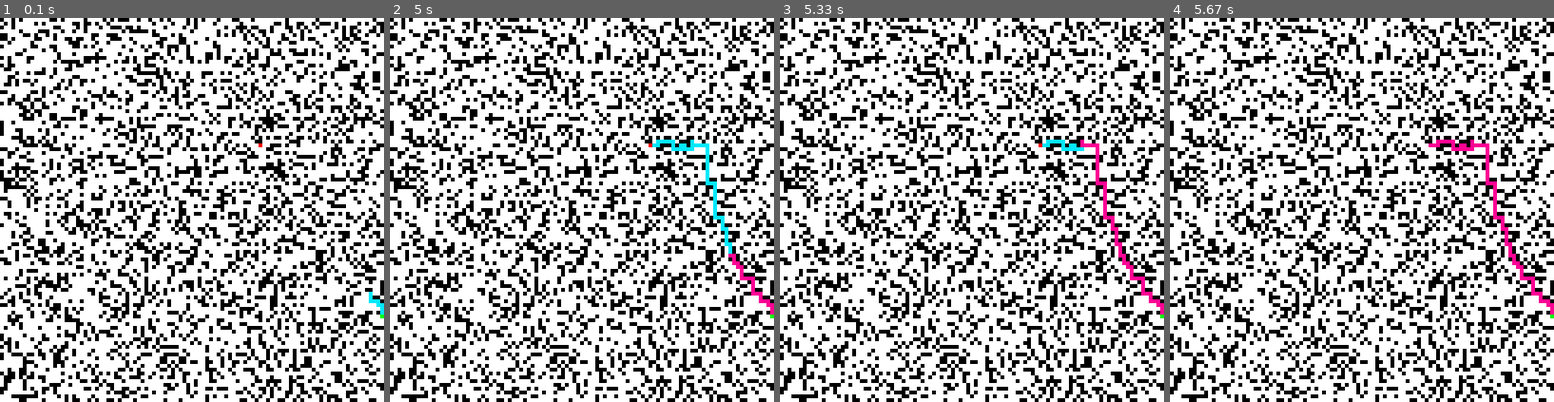
Above: before the commit, frames 1-4 (left to right).
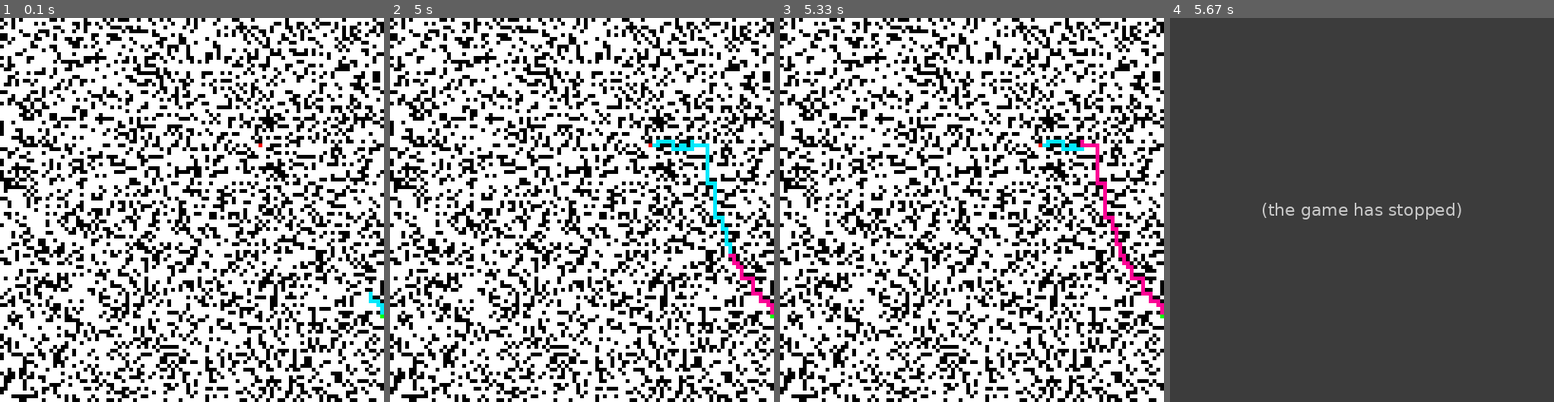
Above: after the commit, the same moments.

Repository: zain-sayed/IntroToAI
Game: pygame game, started from pygameBase.py
The game is run twice, just before and just after one commit, with the same random seed, the same clock (stepped at 60 frames per second) and the same inputs.
Inputs (mouse positions are in pixels of both pictures, inside the frame that each line leads up to):
- Up to frame 1 (0.1 s): no input
- Up to frame 2 (5 s): click (562, 309) at 2.88 s; click (520, 83) at 3.72 s; click (455, 248) at 4.55 s
- Up to frame 3 (5.33 s): no input
- Up to frame 4 (5.67 s): click (1377, 194) at 5.38 s

Frames 1-3 are identical in both runs. In frame 4, 100% of the frame differs, in the area x 0-100%, y 0-100%.
After the commit the program exited at 5.47 s; later frames show no game.

Commit message:
final push

Diff:
--- a/astar.py
+++ b/astar.py
@@ -35,7 +35,8 @@
     for i in openlist:
         if i.coordinates == (x, y):
             # if node is less than, update it
-            if node.f < i.f:
+            # if node.f < i.f:
+            if node.smaller_than(i):
                 i.f = node.f
                 i.parent = node.parent
                 i.g = node.g
@@ -449,7 +450,7 @@
         # if openlist is 0, then we cannot find the goal and have exhausted all our options
         if len(openlist) == 0:
             print("In Astar and cannot find goal, path is blocked!")
-            time.sleep(1)
+            # time.sleep(1)
             path_of_coordinates = []
             return path_of_coordinates
         # else, we found the goal and we need to backtrack and return the list of coords
@@ -745,7 +746,7 @@
     b = perf_counter()
     total_time = b - a
     print("The Total Time Elapsed is: " + str(total_time))
-    time.sleep(5)
+    # time.sleep(5)
     pygame.display.quit()
 
     startx, starty = startCoord
--- a/heap_test.py
+++ b/heap_test.py
@@ -2,8 +2,10 @@
 import random
 
 openlist = []
-for i in range(10):
-	openlist = insert(Treenode(random.randint(0, 3), random.randint(0, 3), None, None, None), openlist)
+for i in range(20):
+	tn = Treenode(random.randint(0, 4), random.randint(0, 4), None, None, None)
+	print("Inserting f = {}, g = {}".format(tn.f, tn.g))
+	openlist = insert(tn, openlist)
 
 while len(openlist) != 0:
 	node, openlist = pop(openlist)
--- a/openList.py
+++ b/openList.py
@@ -11,7 +11,7 @@
         self.parent = parent
         self.coordinates = coordinates
 
-    def smaller_than(self, other_tn, smaller_g = True):
+    def smaller_than(self, other_tn, smaller_g = SMALLER):
         if self.f < other_tn.f:
             return True
         if self.f == other_tn.f and ((smaller_g and self.g < other_tn.g) or ((not smaller_g) and self.g > other_tn.g)):
--- /dev/null
+++ b/run_tests_g.py
@@ -0,0 +1,63 @@
+import astar
+import pygame
+import gridFunc
+import xlwt
+import time
+import random
+
+NUM_TIMES = 50
+
+def write_row(sheet, row, row_list):
+	for i in range(len(row_list)):
+		sheet.write(row, i, row_list[i])
+
+def main():
+	book = xlwt.Workbook()
+	fwd_sheet = book.add_sheet("Forward")
+	# bwd_sheet = book.add_sheet("Backward")
+	# adpt_sheet = book.add_sheet("Adaptive")
+	sheets = [fwd_sheet]
+	columns = ["Observation", "StartX", "StartY", "EndX", "EndY", "Time", "Cells Expanded"]
+	for i in range(len(columns)):
+		for sheet in sheets:
+			sheet.write(0, i, columns[i])
+
+	random.seed(1)
+
+	for i in range(NUM_TIMES):
+		pygame.init()
+		# start coords
+		rand_start_x = random.randint(0, 100)
+		rand_start_y = random.randint(0, 100)
+		startCoord = (rand_start_x, rand_start_y)
+
+		# goal coords
+		rand_goal_x = random.randint(0, 100)
+		rand_goal_y = random.randint(0, 100)
+		goalCoord =  (rand_goal_x, rand_goal_y)
+
+		# initialize grid
+		forward_grid = gridFunc.grid_init(startCoord, goalCoord)
+		astar_grid = gridFunc.grid_init_white(startCoord, goalCoord)
+
+		# # initialize grid for backward
+		# backward_grid = gridFunc.grid_copy(forward_grid)
+		# backward_astar_grid = gridFunc.grid_init_white(startCoord, goalCoord)
+
+		# initialize grid for adaptive
+		# adaptive_grid = gridFunc.grid_copy(forward_grid)
+		# adaptive_astar_grid = gridFunc.grid_init_white(startCoord, goalCoord)
+
+		fwd_results = astar.repeated_astar(pygame, forward_grid, astar_grid, startCoord, goalCoord, time, 3)
+		write_row(fwd_sheet, i + 1, [i + 1] + list(fwd_results))
+		# bwd_results = astar.repeated_astar(pygame, backward_grid, backward_astar_grid, startCoord, goalCoord, time, 2)
+		# write_row(bwd_sheet, i + 1, [i + 1] + list(bwd_results))
+		# adpt_results = astar.adaptive_astar(pygame, adaptive_grid, adaptive_astar_grid, startCoord, goalCoord, time, 8)
+		# write_row(adpt_sheet, i + 1, [i + 1] + list(adpt_results))
+
+
+		pygame.quit()
+	book.save("Results.xls")
+
+
+main()
Renamed: run_tests.py -> run_tests_fwd_adpt.py
Not shown, added: Results.xls
Not shown, changed: part2_fwd.xls
Not shown, changed: part3_fwdbwd.xls
Not shown, changed: part5_fwdadpt.xls
